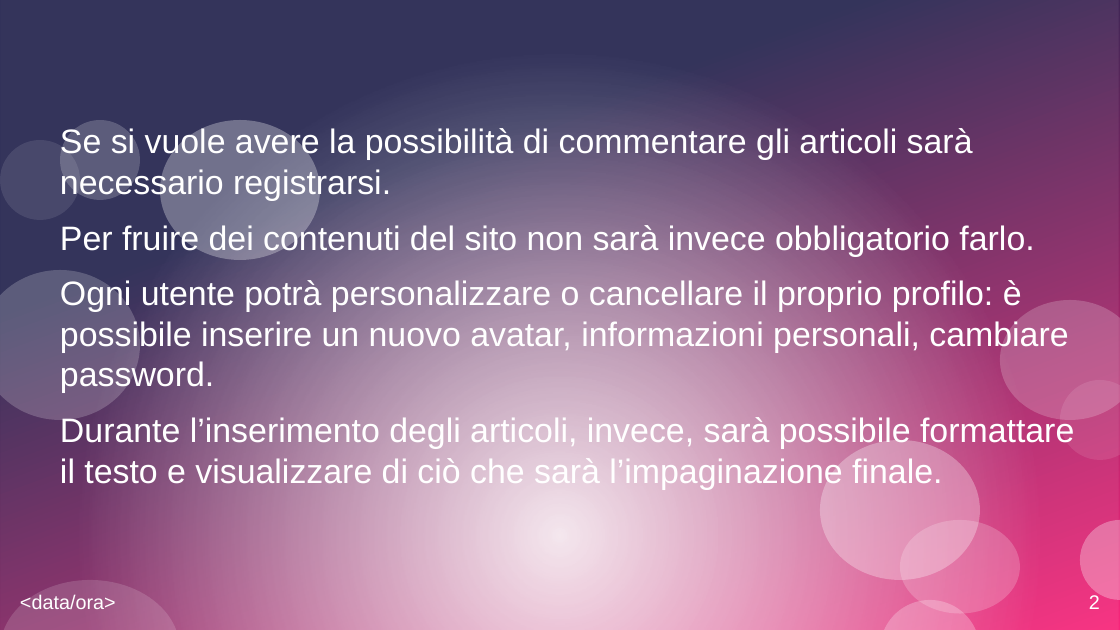
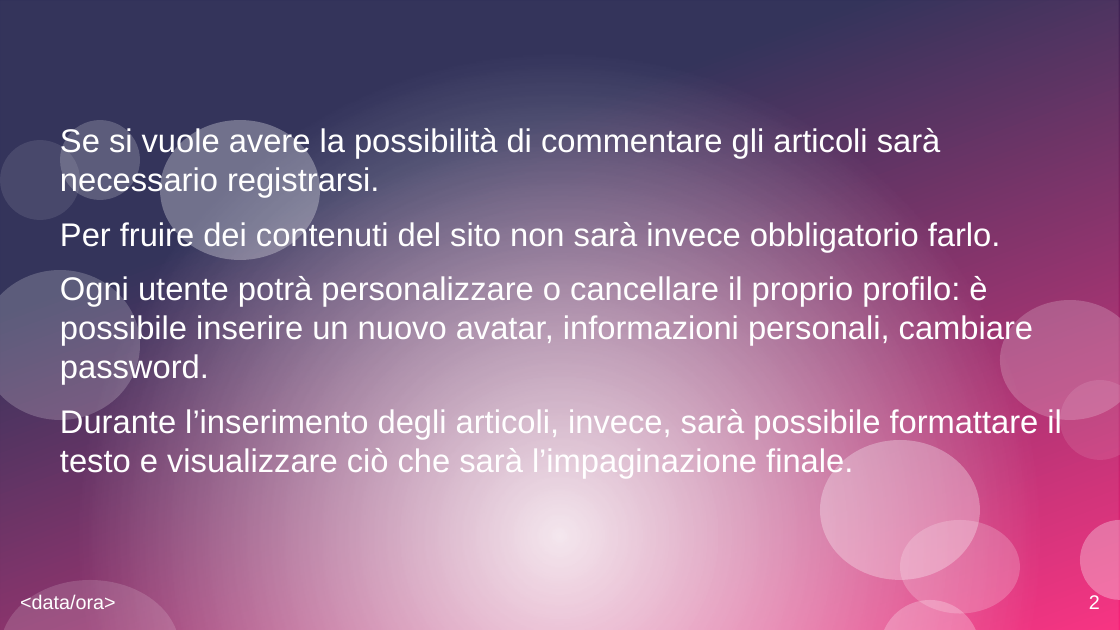
Before and after one commit to VincenzoPoli/Progetto-TecnologieWeb, a slide deck: slide 2 of Proposal TecWeb - Poli Vincenzo, 0124001487 .pptx. Drawn at 1120x630 pixels with LibreOffice and Linux fonts; fonts in the diff are those of the drawing. Boxes give left, top, right and bottom in pixels: in the first picture for what was removed or moved away, otherwise in the second. Text is boxed around its words. In the diff, an @@ line names an element or a change of style, - is before the commit and + after.

```diff
--- a/Proposal TecWeb - Poli Vincenzo, 0124001487 .pptx
+++ b/Proposal TecWeb - Poli Vincenzo, 0124001487 .pptx
@@ text at (x1=60, y1=126, x2=1033, y2=385): size 24 to 23.2 pt in "Se si vuole avere la possibilità di ...", "Per fruire dei contenuti del sito non ...", "Ogni utente potrà personalizzare o cancellare il ..." @@
@@ text at (x1=60, y1=406, x2=1062, y2=479): text changed; size 24 to 23.2 pt @@
-Durante l’inserimento degli articoli, invece, sarà possibile formattare il testo e visualizzare di ciò che sarà l’impaginazione finale.
+Durante l’inserimento degli articoli, invece, sarà possibile formattare il testo e visualizzare ciò che sarà l’impaginazione finale.
```
Also in this commit, not shown: 31 other files.
